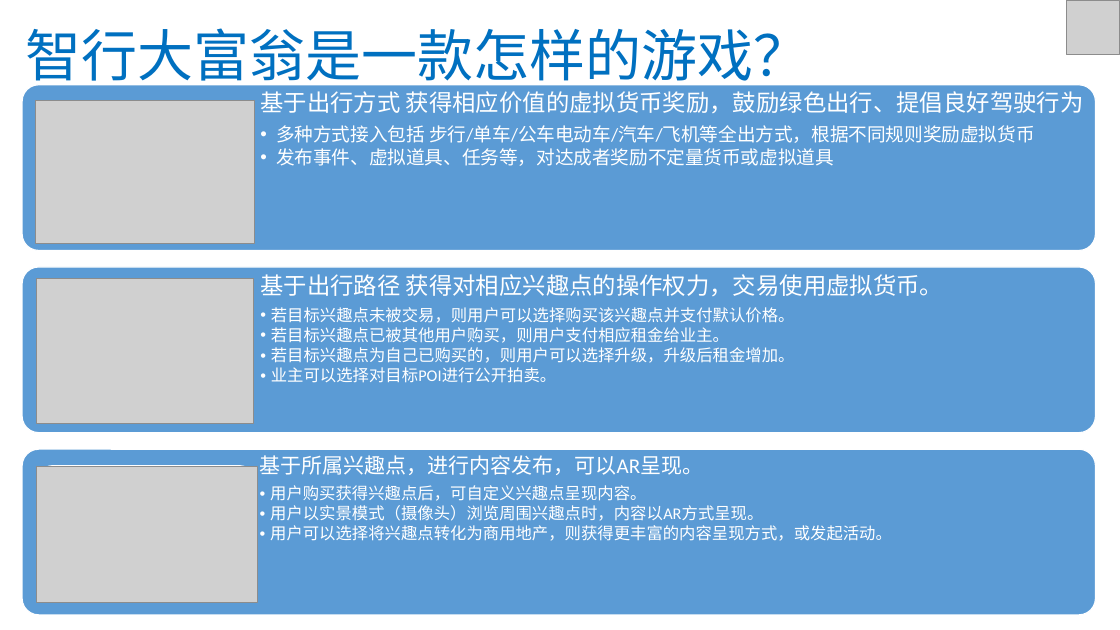
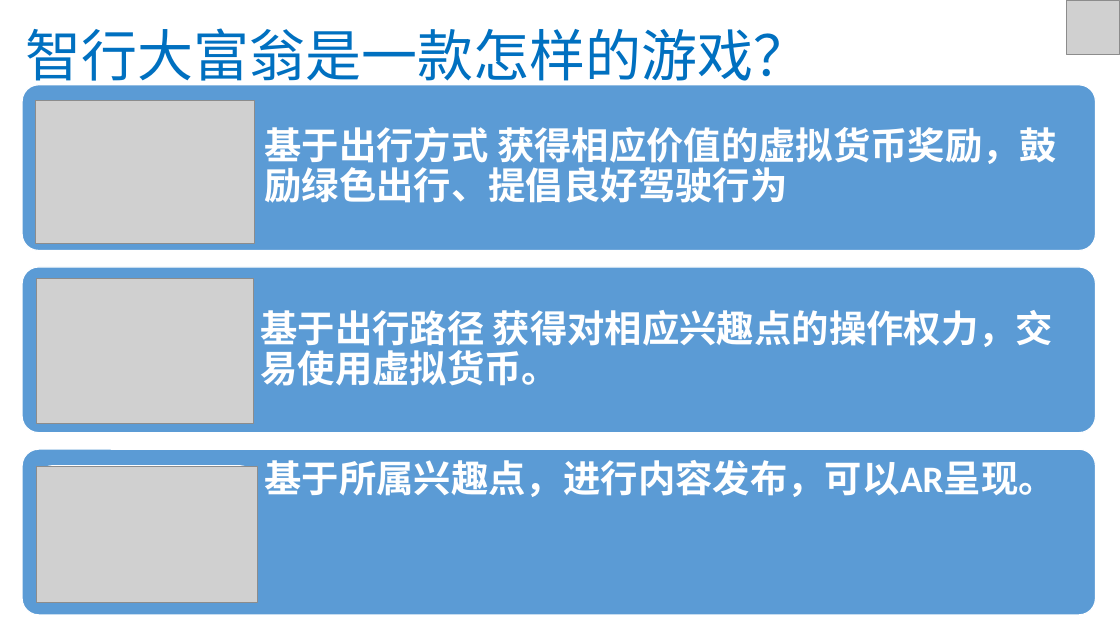
Before and after one commit to 70659361/VMonopoly, a slide deck: slide 3 of XMonopoly.pptx. Drawn at 1120x630 pixels with LibreOffice and Linux fonts; fonts in the diff are those of the drawing; grey boxes stand for pictures. Boxes give left, top, right and bottom in pixels: in the first picture for what was removed or moved away, otherwise in the second. Text is boxed around its words. In the diff, an @@ line names an element or a change of style, - is before the commit and + after.

```diff
--- a/XMonopoly.pptx
+++ b/XMonopoly.pptx
@@ text "基于出行方式 获得相应价值的虚拟货币奖励，鼓励绿色出行、提倡良好驾驶行为" at bbox=[265, 127, 1057, 203]: size 20 to 32 pt, bold on; more space between paragraphs; vertical alignment top to middle @@
@@ text at bbox=[276, 125, 1035, 166]: paragraphs removed @@
-  •• 多种方式接入包括 步行/单车/公车电动车/汽车/飞机等全出方式，根据不同规则奖励虚拟货币
-  •• 发布事件、虚拟道具、任务等，对达成者奖励不定量货币或虚拟道具
@@ text "基于出行路径 获得对相应兴趣点的操作权力，交易使用虚拟货币。" at bbox=[260, 310, 1053, 386]: size 20 to 32 pt, bold on; more space between paragraphs @@
@@ text at bbox=[271, 307, 795, 383]: paragraphs removed @@
-  •• 若目标兴趣点未被交易，则用户可以选择购买该兴趣点并支付默认价格。
-  •• 若目标兴趣点已被其他用户购买，则用户支付相应租金给业主。
-  •• 若目标兴趣点为自己已购买的，则用户可以选择升级，升级后租金增加。
-  •• 业主可以选择对目标POI进行公开拍卖。
@@ text "基于所属兴趣点，进行内容发布，可以AR呈现。" at bbox=[265, 460, 1056, 497]: size 18 to 32 pt, bold on; more space between paragraphs @@
@@ text at bbox=[270, 485, 892, 541]: paragraphs removed @@
-  •• 用户购买获得兴趣点后，可自定义兴趣点呈现内容。
-  •• 用户以实景模式（摄像头）浏览周围兴趣点时，内容以AR方式呈现。
-  •• 用户可以选择将兴趣点转化为商用地产，则获得更丰富的内容呈现方式，或发起活动。
```
Also in this commit, not shown: 9 other slides changed.
